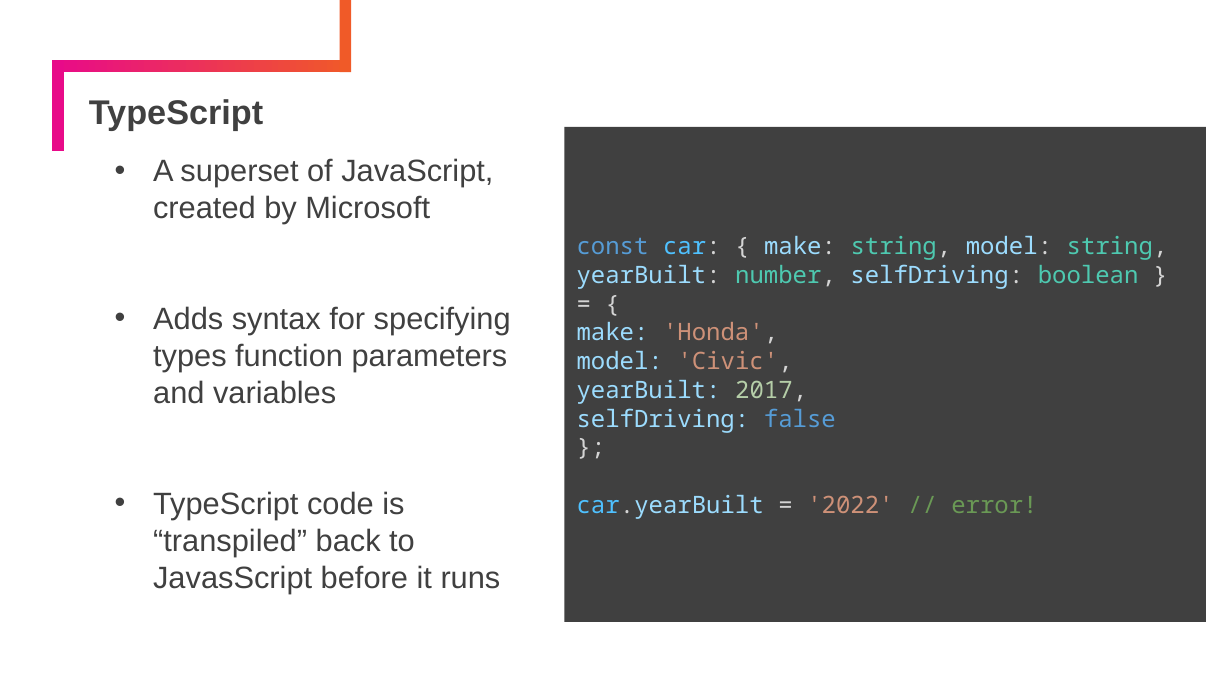
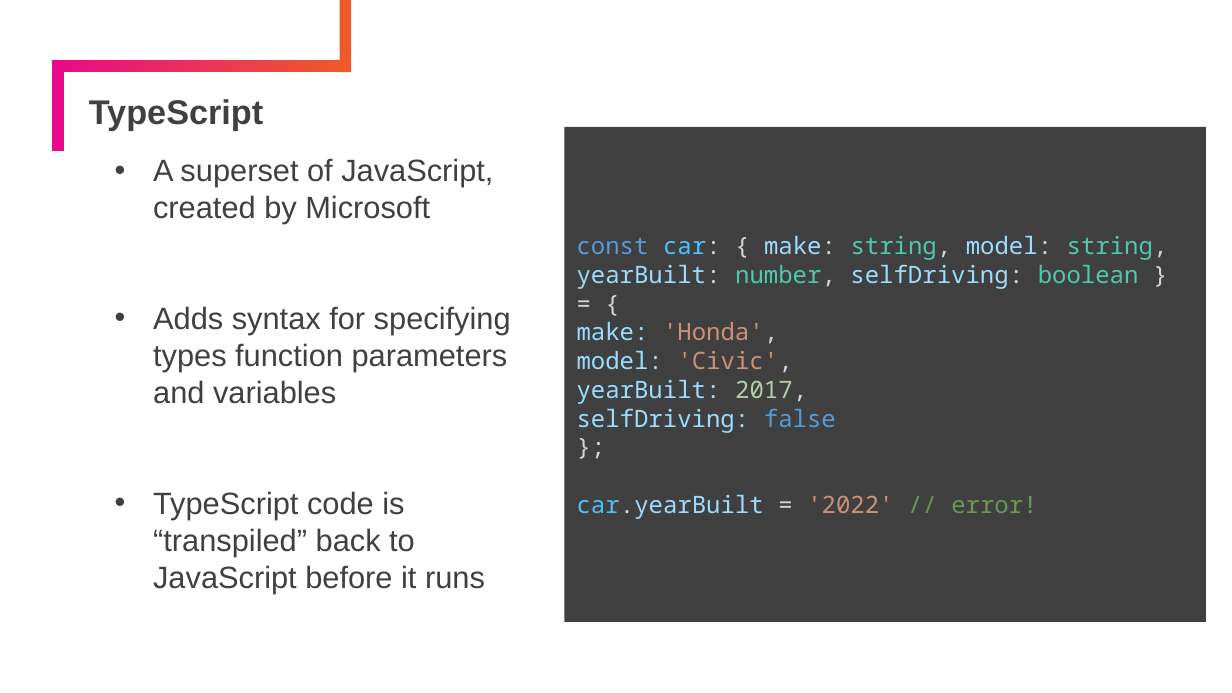
Before and after one commit to timmkellogg/ntrs-react-fundamentals, a slide deck: slide 17 of day-1/slides/ppt/JavaScript Review.pptx. Drawn at 1232x693 pixels with LibreOffice and Linux fonts; fonts in the diff are those of the drawing. Boxes give left, top, right and bottom in pixels: in the first picture for what was removed or moved away, otherwise in the second. Text is boxed around its words. In the diff, an @@ line names an element or a change of style, - is before the commit and + after.

Commit message:
fix slide typos

```diff
--- a/day-1/slides/ppt/JavaScript Review.pptx
+++ b/day-1/slides/ppt/JavaScript Review.pptx
@@ text at [153, 491, 485, 593]: text changed @@
-• TypeScript code is “transpiled” back to JavasScript before it runs
+• TypeScript code is “transpiled” back to JavaScript before it runs
```
Also in this commit, not shown: 2 other slides changed, 1 other file.
